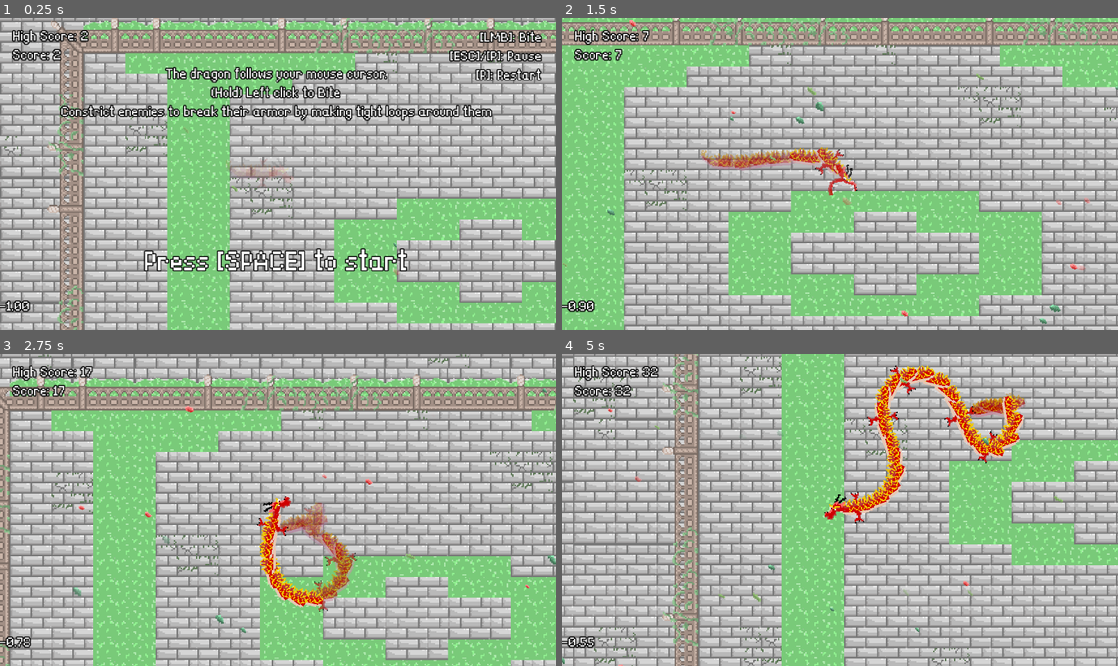
Above: before the commit, frames 1-4 (two rows, left to right).
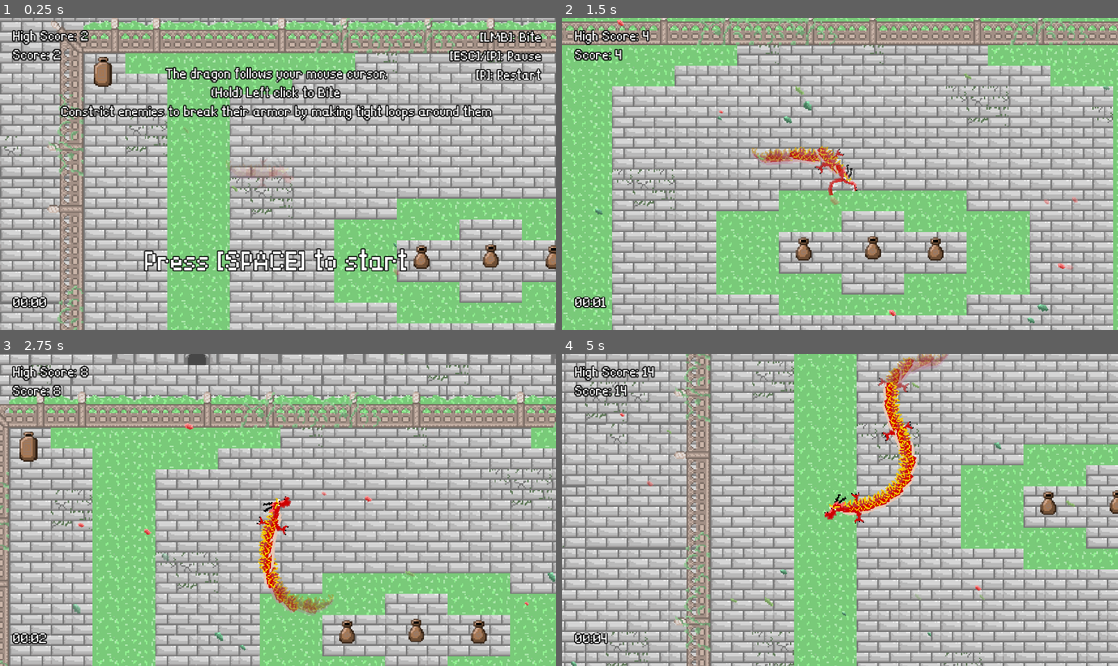
Above: after the commit, the same moments.

Repository: Steaf23/GMTK-2025
Game: Godot game, scene res://world.tscn
Two runs of this game, one before a commit and one after it. Both use one fixed random seed, a clock stepped at 60 frames per second and the inputs below. The engine's default icon, where the game draws it, is replaced by a stand-in: a white triangle on a blue panel in a dark square.
Inputs (mouse positions are in pixels of both pictures, inside the frame that each line leads up to):
- Up to frame 1 (0.25 s): no input
- Up to frame 2 (1.5 s): tap Enter at 0.5 s; move the mouse to (962, 158) at 0.52 s; hold Space (continue) 0.53-1.28 s; move the mouse to (728, 189) at 1.27 s; click (728, 189) at 1.35 s
- Up to frame 3 (2.75 s): tap Space (continue) at 1.55 s; move the mouse to (333, 441) at 2.02 s; hold Space (continue) from 2.03 s (still down)
- Up to frame 4 (5 s): move the mouse to (812, 572) at 2.77 s; release Space (continue) at 2.78 s; tap Space (continue) at 2.85, 3.8, 4.35 s; move the mouse to (1006, 556) at 3.52 s; press the mouse at (1006, 556) at 3.53 s; move the mouse to (673, 463) at 4.27 s; release the mouse at (673, 463) at 4.28 s

The runs differ from the first frame. In frame 1, 1.0% of the frame differs, in the area x 0-100%, y 12-95%; in frame 2, 43%; in frame 3, 74%; in frame 4, 78%, in the area x 0-100%, y 0-100%.

Commit message:
- added more sounds, added timer in bottom left corner

Diff:
--- a/Util/SoundManager/sounds.gd
+++ b/Util/SoundManager/sounds.gd
@@ -34,3 +34,23 @@
 	"res://sound/Dragon_Dash_05.ogg",
 	"res://sound/Dragon_Dash_06.ogg",
 	]
+
+const BREAK: Array[StringName] = [
+	"res://sound/PotBreaking_01.ogg",
+	"res://sound/PotBreaking_02.ogg",
+	"res://sound/PotBreaking_03.ogg",
+	"res://sound/PotBreaking_04.ogg",
+	"res://sound/PotBreaking_05.ogg",
+	"res://sound/PotBreaking_06.ogg",
+	"res://sound/PotBreaking_07.ogg",
+	"res://sound/PotBreaking_08.ogg",
+	"res://sound/PotBreaking_09.ogg",
+	]
+
+
+const CONSTRICT: Array[StringName] = [
+	"res://sound/Warrior_Constricted_01.ogg",
+	"res://sound/Warrior_Constricted_02.ogg",
+	"res://sound/Warrior_Constricted_03.ogg",
+	"res://sound/Warrior_Constricted_04.ogg"
+	]
--- a/dragon/dragon.tscn
+++ b/dragon/dragon.tscn
@@ -71,21 +71,6 @@
 "values": [Color(1, 1, 1, 1)]
 }
 
-[sub_resource type="Animation" id="Animation_r8lk1"]
-resource_name = "fade_in"
-tracks/0/type = "value"
-tracks/0/imported = false
-tracks/0/enabled = true
-tracks/0/path = NodePath("%Sprite:modulate")
-tracks/0/interp = 1
-tracks/0/loop_wrap = true
-tracks/0/keys = {
-"times": PackedFloat32Array(0, 1),
-"transitions": PackedFloat32Array(1, 1),
-"update": 0,
-"values": [Color(1, 1, 1, 0), Color(1, 1, 1, 1)]
-}
-
 [sub_resource type="Animation" id="Animation_5ebm8"]
 resource_name = "damaged"
 length = 0.8
@@ -101,6 +86,21 @@
 "transitions": PackedFloat32Array(1, 1.41421, 0.287175, 0.5, 1),
 "update": 0,
 "values": [Color(1, 1, 1, 1), Color(1, 1, 1, 0), Color(1, 1, 1, 1), Color(1, 1, 1, 0), Color(1, 1, 1, 1)]
+}
+
+[sub_resource type="Animation" id="Animation_r8lk1"]
+resource_name = "fade_in"
+tracks/0/type = "value"
+tracks/0/imported = false
+tracks/0/enabled = true
+tracks/0/path = NodePath("%Sprite:modulate")
+tracks/0/interp = 1
+tracks/0/loop_wrap = true
+tracks/0/keys = {
+"times": PackedFloat32Array(0, 1),
+"transitions": PackedFloat32Array(1, 1),
+"update": 0,
+"values": [Color(1, 1, 1, 0), Color(1, 1, 1, 1)]
 }
 
 [sub_resource type="AnimationLibrary" id="AnimationLibrary_5ebm8"]
@@ -175,7 +175,7 @@
 autostart = true
 
 [node name="InvincibleTimer" type="Timer" parent="."]
-wait_time = 3.0
+wait_time = 2.0
 one_shot = true
 
 [connection signal="finish_eating" from="Head" to="." method="_on_head_finish_eating"]
--- a/project.godot
+++ b/project.godot
@@ -30,6 +30,8 @@
 window/size/viewport_height=720
 window/stretch/mode="canvas_items"
 window/stretch/scale=3.0
+mouse_cursor/custom_image="uid://tbfkb6drqqty"
+mouse_cursor/custom_image_hotspot=Vector2(5, 5)
 
 [global_group]
 
--- a/warrior/warrior.gd
+++ b/warrior/warrior.gd
@@ -32,12 +32,16 @@
 
 @onready var captured: bool = false:
 	set(value):
+		if not is_stuck() and captured:
+			SoundManager.stop_any_sfx(Sounds.CONSTRICT)
+
 		if not is_stuck():
 			captured = false
 
 		if value and not captured:
 			$ConstrictTimer.start()
 			captured = true
+			SoundManager.play_random_sfx(Sounds.CONSTRICT, .3)
 
 		if not value:
 			captured = false
@@ -104,7 +108,7 @@
 		SoundManager.play_random_sfx(Sounds.BITE_METAL)
 		return
 
-	SoundManager.play_random_sfx(Sounds.DASH)
+	SoundManager.play_random_sfx(Sounds.DASH, 0.4)
 	health -= 1
 	if health <= 0:
 		killed.emit()
--- a/world.gd
+++ b/world.gd
@@ -8,6 +8,8 @@
 @onready var highscore = 0
 
 var in_tutorial: bool = true
+
+var counter: float = 0
 
 
 func _ready() -> void:
@@ -24,7 +26,7 @@
 	if in_tutorial and event.is_action_pressed("continue"):
 		$Tutorial.hide()
 		dragon.start_moving()
-		for i in 5:
+		for i in 2:
 			dragon.add_segment()
 		spawner.start()
 
@@ -47,7 +49,9 @@
 		highscore = s
 	score.text = "High Score: %s\nScore: %s" % [highscore, s]
 
-	$HUD/DEBUG.text = "%.2f" % [spawner.difficulty]
+	counter += delta
+	var second = counter
+	%Time.text = "%s:%2s" % [str(int(counter / 60)).pad_zeros(2), str(int(counter) % 60).pad_zeros(2)]
 
 
 func _on_player_died() -> void:
@@ -57,6 +61,7 @@
 
 
 func _on_warrior_killed(warrior: Warrior) -> void:
+	SoundManager.stop_any_sfx(Sounds.CONSTRICT)
 	if warrior.get_reward() == 1:
 		spawn_spirit(warrior.global_position, 0)
 	elif warrior.get_reward() == 2:
@@ -66,6 +71,7 @@
 		for i in 3:
 			spawn_spirit(warrior.global_position, 12)
 
+	SoundManager.play_random_sfx(Sounds.BREAK, .8)
 	for i in warrior.get_reward():
 		dragon.add_segment()
 	warrior.queue_free()
--- a/world.tscn
+++ b/world.tscn
@@ -13,6 +13,7 @@
 [ext_resource type="Texture2D" uid="uid://o6oogmonpumm" path="res://Other_sprites/temple tileset.png" id="8_2o6r5"]
 [ext_resource type="PackedScene" uid="uid://d0pwau4w45s2f" path="res://Util/pause_menu.tscn" id="8_gbfbk"]
 [ext_resource type="Texture2D" uid="uid://dd6slv8k2o2pg" path="res://Other_sprites/tree.png" id="9_70uel"]
+[ext_resource type="PackedScene" uid="uid://butolus6l7mly" path="res://warrior/pot_warrior.tscn" id="10_hiqwa"]
 [ext_resource type="Texture2D" uid="uid://08p1i4gdwi83" path="res://Other_sprites/leaves.png" id="13_2o6r5"]
 
 [sub_resource type="TileSetAtlasSource" id="TileSetAtlasSource_wse8f"]
@@ -436,6 +437,27 @@
 
 [node name="Enemies" type="Node2D" parent="."]
 
+[node name="PotWarrior" parent="Enemies" instance=ExtResource("10_hiqwa")]
+position = Vector2(376, 171)
+
+[node name="PotWarrior2" parent="Enemies" instance=ExtResource("10_hiqwa")]
+position = Vector2(328, 170)
+
+[node name="PotWarrior3" parent="Enemies" instance=ExtResource("10_hiqwa")]
+position = Vector2(275, 171)
+
+[node name="PotWarrior4" parent="Enemies" instance=ExtResource("10_hiqwa")]
+position = Vector2(36, 326)
+
+[node name="PotWarrior5" parent="Enemies" instance=ExtResource("10_hiqwa")]
+position = Vector2(31, 31)
+
+[node name="PotWarrior6" parent="Enemies" instance=ExtResource("10_hiqwa")]
+position = Vector2(606, 27)
+
+[node name="PotWarrior7" parent="Enemies" instance=ExtResource("10_hiqwa")]
+position = Vector2(605, 331)
+
 [node name="Dragon" parent="." instance=ExtResource("1_fj7yv")]
 
 [node name="BodySegment" parent="Dragon/Body" index="0"]
@@ -582,13 +604,23 @@
 layout_mode = 2
 text = "Segments: 0"
 
-[node name="DEBUG" type="Label" parent="HUD"]
+[node name="MarginContainer2" type="MarginContainer" parent="HUD"]
 anchors_preset = 2
 anchor_top = 1.0
 anchor_bottom = 1.0
-offset_top = -23.0
+offset_top = -40.0
 offset_right = 40.0
 grow_vertical = 0
+theme_override_constants/margin_left = 10
+theme_override_constants/margin_top = 10
+theme_override_constants/margin_right = 10
+theme_override_constants/margin_bottom = 10
+
+[node name="Time" type="Label" parent="HUD/MarginContainer2"]
+unique_name_in_owner = true
+layout_mode = 2
+horizontal_alignment = 1
+vertical_alignment = 1
 
 [node name="AudioStreamPlayer" type="AudioStreamPlayer" parent="."]
 process_mode = 3
Binary file added: Other_sprites/cursor.png
Not shown, added: Other_sprites/cursor.png.import
Not shown, added: sound/PotBreaking_01.ogg.import
Not shown, added: sound/PotBreaking_02.ogg.import
Not shown, added: sound/PotBreaking_03.ogg.import
Not shown, added: sound/PotBreaking_04.ogg.import
Not shown, added: sound/PotBreaking_05.ogg.import
Not shown, added: sound/PotBreaking_06.ogg.import
Not shown, added: sound/PotBreaking_07.ogg.import
Not shown, added: sound/PotBreaking_08.ogg.import
Not shown, added: sound/PotBreaking_09.ogg.import
Not shown, added: sound/Warrior_Constricted_01.ogg.import
(and 17 more such lines)
